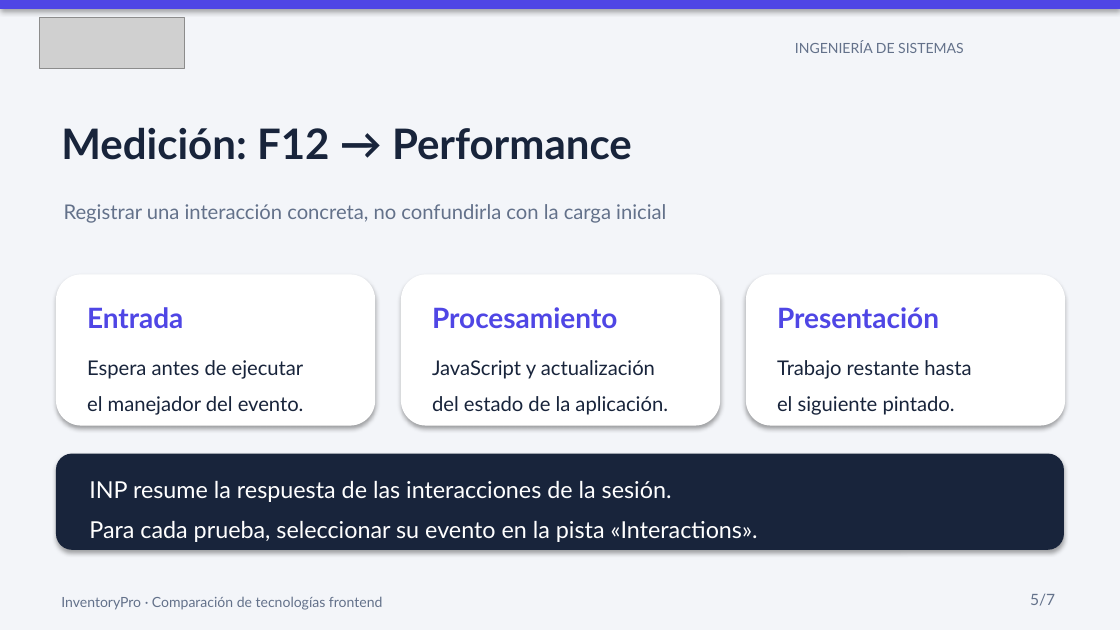
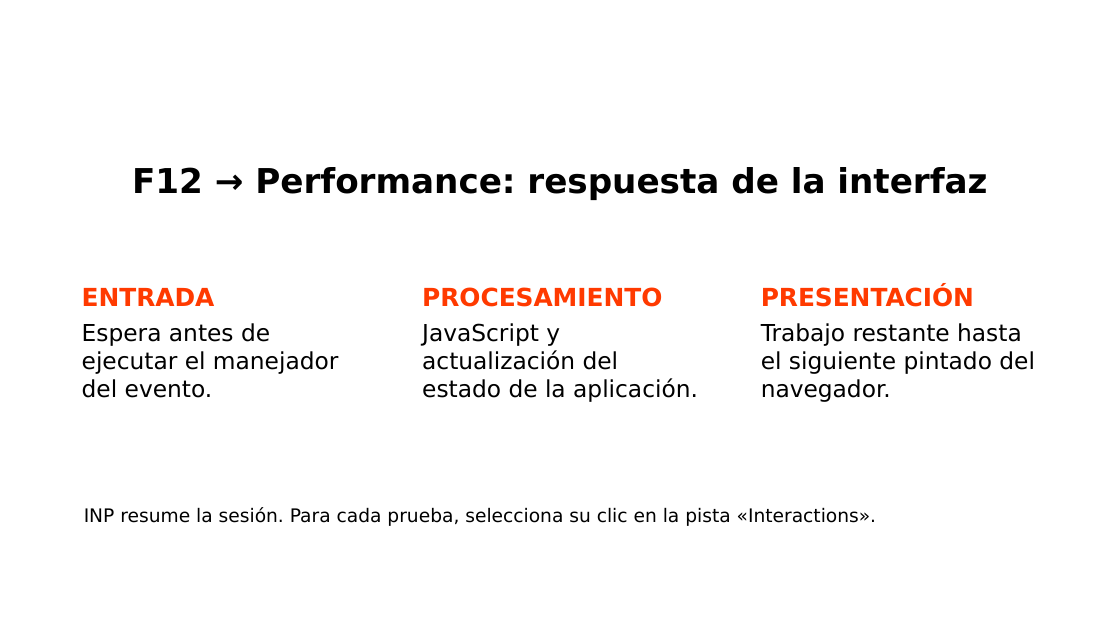
Before and after one commit to angelloaroni/ArquiSoftIndividual, a slide deck: slide 5 of presentacion/Comparativa_Frontend_InventoryPro.pptx. Drawn at 1120x630 pixels with LibreOffice and Linux fonts; fonts in the diff are those of the drawing; grey boxes stand for pictures; background and template pictures are left out. Boxes give left, top, right and bottom in pixels: in the first picture for what was removed or moved away, otherwise in the second. Text is boxed around its words. In the diff, an @@ line names an element or a change of style, - is before the commit and + after.

```diff
--- a/presentacion/Comparativa_Frontend_InventoryPro.pptx
+++ b/presentacion/Comparativa_Frontend_InventoryPro.pptx
@@ background #F3F5F9 to #FFFFFF @@
@@ rectangle removed at box(0, 0, 1120, 9) @@
@@ picture removed at box(39, 18, 185, 68) @@
@@ text removed at box(795, 40, 964, 53) @@
-INGENIERÍA DE SISTEMAS
@@ text removed at box(61, 127, 632, 160) @@
-Medición: F12 → Performance
@@ title added at box(132, 167, 987, 200), 22 pt, text #000000, bold @@
+F12 → Performance: respuesta de la interfaz
@@ text removed at box(64, 204, 666, 223) @@
-Registrar una interacción concreta, no confundirla con la carga inicial
@@ vertical alignment top to bottom in 3 elements at box(422, 287, 662, 307), box(82, 288, 215, 306), box(761, 285, 974, 307) @@
@@ rounded rectangle removed at box(56, 274, 375, 426) @@
@@ subtitle at box(82, 288, 215, 306): text changed; size 18 to 16 pt; font Lato to DejaVu Sans; text colour #4F46E5 to #FF3A00 @@
-Entrada
+ENTRADA
@@ rounded rectangle removed at box(401, 274, 720, 426) @@
@@ subtitle at box(422, 287, 662, 307): text changed; size 18 to 16 pt; font Lato to DejaVu Sans; text colour #4F46E5 to #FF3A00 @@
-Procesamiento
+PROCESAMIENTO
@@ rounded rectangle removed at box(746, 274, 1065, 426) @@
@@ subtitle at box(761, 285, 974, 307): text changed; size 18 to 16 pt; font Lato to DejaVu Sans; text colour #4F46E5 to #FF3A00 @@
-Presentación
+PRESENTACIÓN
@@ subtitle at box(82, 323, 338, 398): text changed; size 13 to 15 pt; font Lato to DejaVu Sans; text colour #18243B to #000000 @@
-Espera antes de ejecutar
-el manejador del evento.
+Espera antes de ejecutar el manejador del evento.
@@ subtitle at box(422, 323, 698, 402): text changed; size 13 to 15 pt; font Lato to DejaVu Sans; text colour #18243B to #000000 @@
-JavaScript y actualización
-del estado de la aplicación.
+JavaScript y actualización del estado de la aplicación.
@@ subtitle at box(761, 323, 1035, 402): text changed; size 13 to 15 pt; font Lato to DejaVu Sans; text colour #18243B to #000000 @@
-Trabajo restante hasta
-el siguiente pintado.
+Trabajo restante hasta el siguiente pintado del navegador.
@@ rounded rectangle removed at box(56, 454, 1064, 550) @@
@@ text at box(84, 507, 876, 526): text changed; size 15 to 12 pt; font Lato to DejaVu Sans; text colour #FFFFFF to #000000 @@
-INP resume la respuesta de las interacciones de la sesión.
-Para cada prueba, seleccionar su evento en la pista «Interactions».
+INP resume la sesión. Para cada prueba, selecciona su clic en la pista «Interactions».
@@ text removed at box(61, 596, 382, 610) @@
-InventoryPro · Comparación de tecnologías frontend
@@ text removed at box(1030, 594, 1055, 606) @@
-5/7
```
Also in this commit, not shown: 4 other slides changed, 2 slides added, 2 slides removed, 1 other file.
